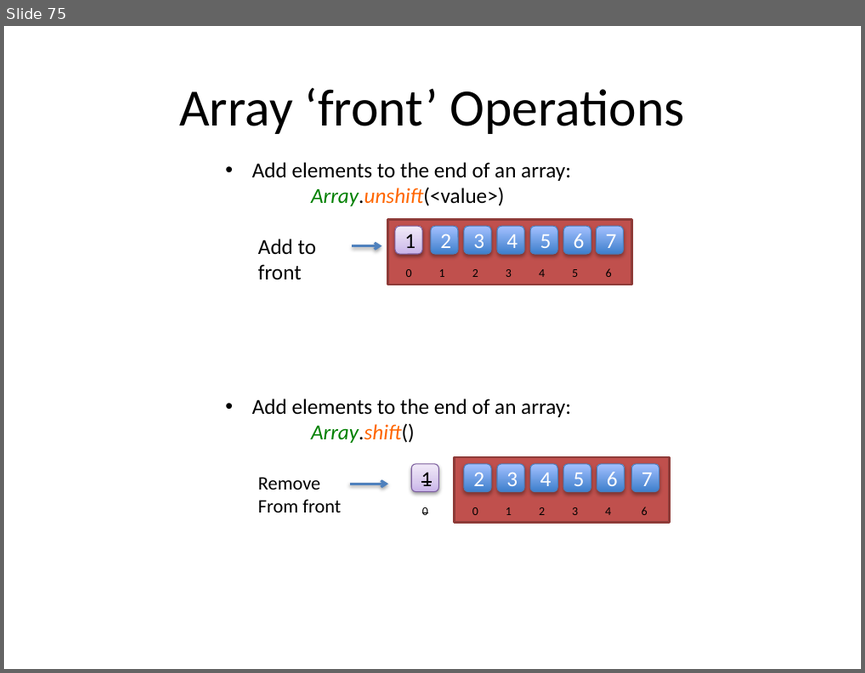
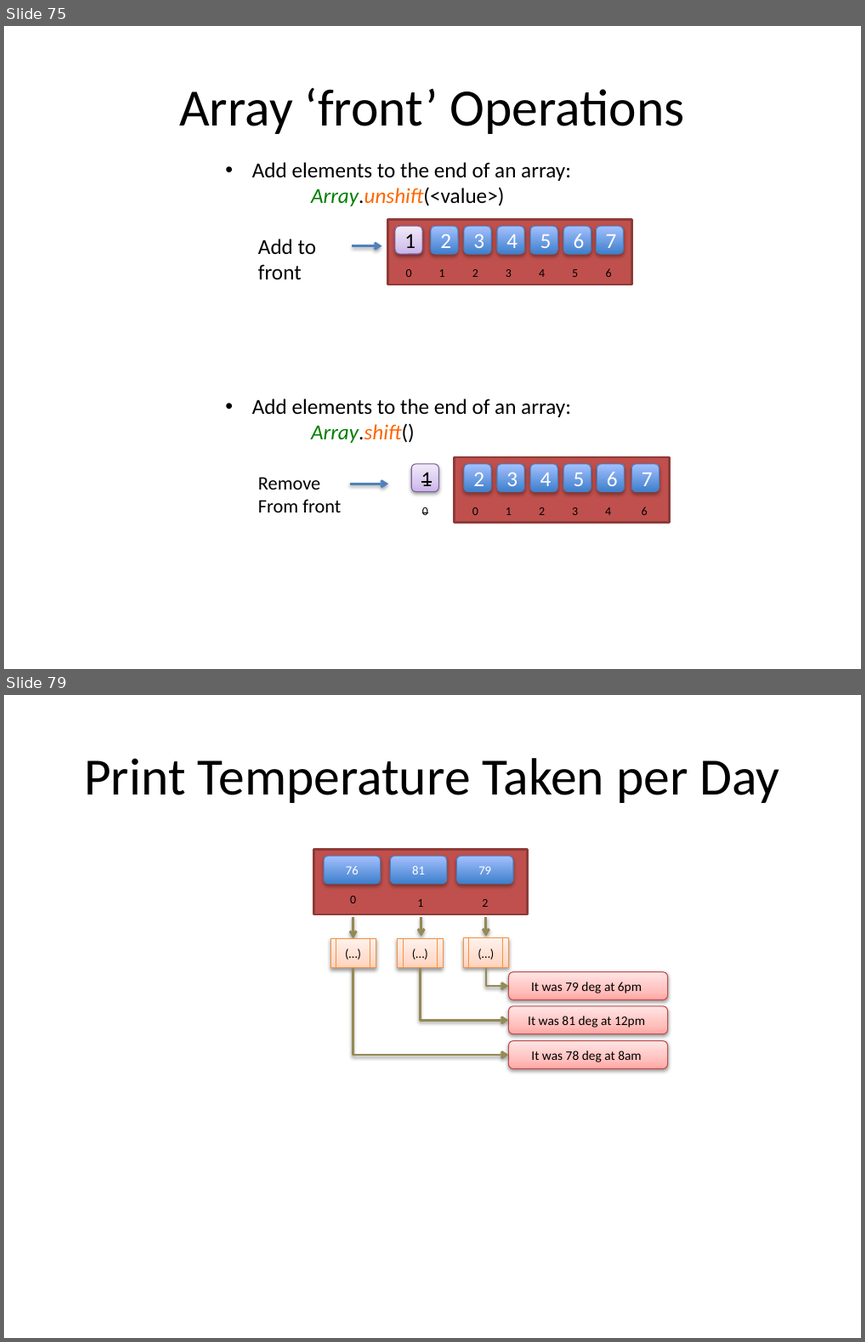
Before and after one commit to xiliax/web-programming-fundamentals, a slide deck: docs/learn-computer-programming.pptx. Shown one above the other, each under a label of ours: slide 75 before the commit, slides 75 and 79 after it; the slides between them are not shown. The pictures are 865x673 and 865x1342 pixels, drawn with LibreOffice and Linux fonts; fonts in the diff are those of the drawing. Boxes give left, top, right and bottom in pixels: in the first picture for what was removed or moved away, otherwise in the second. Text is boxed around its words. In the diff, an @@ line names an element or a change of style, - is before the commit and + after.

```diff
--- a/docs/learn-computer-programming.pptx
+++ b/docs/learn-computer-programming.pptx
@@ slide 79 added at bbox=[4, 695, 861, 1338], background #FFFFFF @@
@@ title added at bbox=[84, 758, 780, 803], 44 pt, text #000000 @@
+Print Temperature Taken per Day
@@ rectangle added at bbox=[314, 849, 528, 914], fill #C0504D, outline #8E3B39 2 pt @@
@@ rounded rectangle added at bbox=[324, 857, 381, 885], fill gradient #3F80CE to #A4C4FF, outline #4B7EBC 0.75 pt, 10.5 pt, text #FFFFFF @@
+76
@@ rounded rectangle added at bbox=[391, 857, 447, 885], fill gradient #3F80CE to #A4C4FF, outline #4B7EBC 0.75 pt, 10.5 pt, text #FFFFFF @@
+81
@@ rounded rectangle added at bbox=[456, 857, 513, 885], fill gradient #3F80CE to #A4C4FF, outline #4B7EBC 0.75 pt, 10.5 pt, text #FFFFFF @@
+79
@@ text added at bbox=[350, 896, 356, 903], 10 pt, text #000000 @@
+0
@@ arrow added from (352, 917) to (352, 938), #948A54 2 pt @@
@@ text added at bbox=[417, 899, 423, 907], 10 pt, text #000000 @@
+1
@@ arrow added from (421, 917) to (421, 936), #948A54 2 pt @@
@@ text added at bbox=[482, 899, 488, 907], 10 pt, text #000000 @@
+2
@@ arrow added from (485, 917) to (485, 936), #948A54 2 pt @@
@@ flow chart predefined process added at bbox=[330, 938, 375, 968], fill gradient #FFD2BD to #FFDED0 to #FFF2ED, outline #F69240 0.75 pt, 10.5 pt, text #000000 @@
+(…)
@@ flow chart predefined process added at bbox=[398, 938, 443, 968], fill gradient #FFD2BD to #FFDED0 to #FFF2ED, outline #F69240 0.75 pt, 10.5 pt, text #000000 @@
+(…)
@@ flow chart predefined process added at bbox=[463, 938, 509, 968], fill gradient #FFD2BD to #FFDED0 to #FFF2ED, outline #F69240 0.75 pt, 10.5 pt, text #000000 @@
+(…)
@@ elbow arrow added from (352, 968) to (509, 1055), #948A54 2 pt @@
@@ elbow arrow added from (420, 968) to (509, 1020), #948A54 2 pt @@
@@ elbow arrow added from (485, 968) to (509, 986), #948A54 2 pt @@
@@ rounded rectangle added at bbox=[509, 972, 668, 1000], fill gradient #FFA6A5 to #FFC0BF to #FFE7E7, outline #BF4C48 0.75 pt, 11 pt, text #000000 @@
+It was 79 deg at 6pm
@@ rounded rectangle added at bbox=[509, 1006, 668, 1034], fill gradient #FFA6A5 to #FFC0BF to #FFE7E7, outline #BF4C48 0.75 pt, 11 pt, text #000000 @@
+It was 81 deg at 12pm
@@ rounded rectangle added at bbox=[509, 1040, 668, 1068], fill gradient #FFA6A5 to #FFC0BF to #FFE7E7, outline #BF4C48 0.75 pt, 11 pt, text #000000 @@
+It was 78 deg at 8am
```
Also in this commit, not shown: 6 other slides added, 10 other files.
